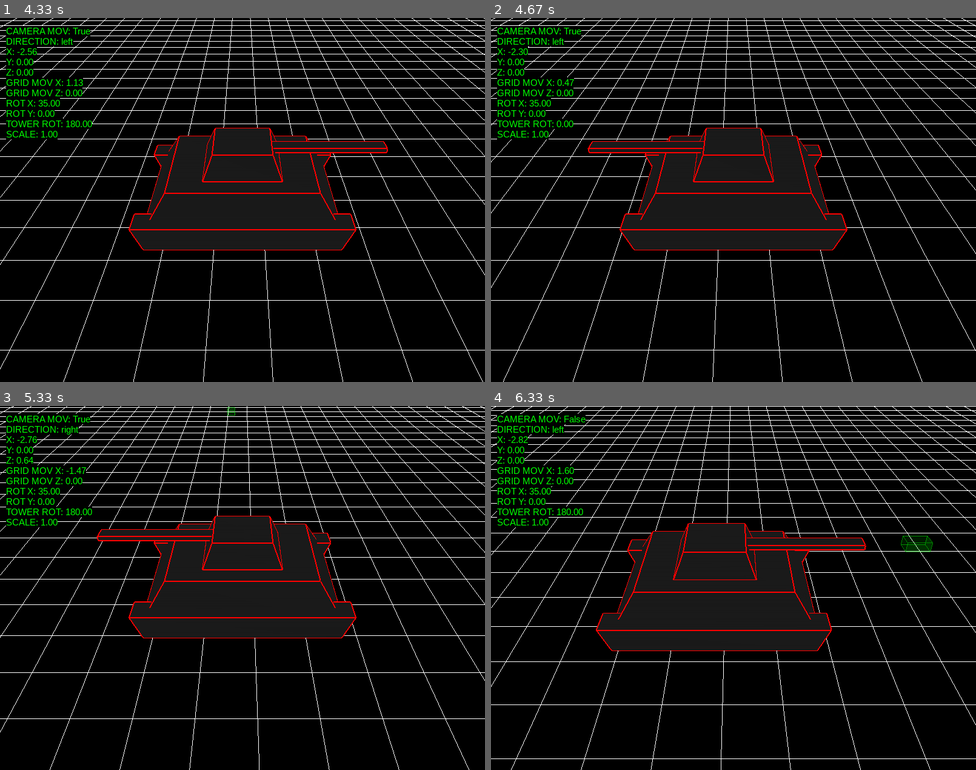
Above: before the commit, frames 1-4 (two rows, left to right).
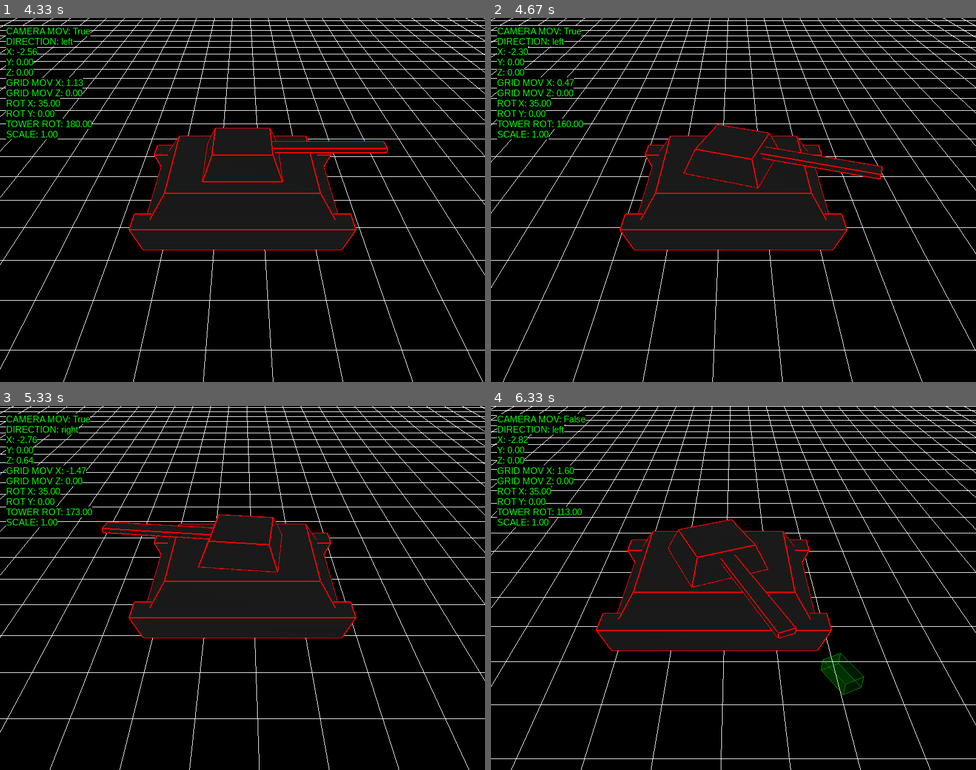
Above: after the commit, the same moments.

Repository: antonioam82/tank_controller
Game: pygame game, started from tank_demo_v.py
Two runs of this game, one before a commit and one after it. Both use one fixed random seed, a clock stepped at 60 frames per second and the inputs below.
Inputs:
- Up to frame 1 (4.33 s): hold B 0.33-0.8 s; hold Right 0.33-0.8 s; hold 7 0.83-1.3 s; hold Right 0.83-1.3 s; tap Y at 0.98, 2.32, 3.72 s; tap C at 1.33 s; hold Right 1.67-2.13 s; tap S at 1.82, 3.15 s; hold Up 2.17-2.47 s; hold Right 2.5-2.97 s; tap V at 2.65, 4.05 s; hold Left 3-3.53 s; hold Down 3.57-3.87 s; hold Left 3.9-4.3 s
- Up to frame 2 (4.67 s): tap B at 4.33 s
- Up to frame 3 (5.33 s): hold Up 4.67-5.03 s; tap Y at 4.82 s; hold Right from 5.07 s (still down); tap V at 5.22 s
- Up to frame 4 (6.33 s): release Right at 5.7 s; hold Down 5.73-6.1 s; tap S at 5.88 s; hold Left from 6.13 s (still down); tap Y at 6.28 s

Frame 1 is identical in both runs. In frame 2, 1.6% of the frame differs, in the area x 13-81%, y 28-47%; in frame 3, 1.1%; in frame 4, 2.1%, in the area x 14-92%, y 28-80%.

Commit message:
Activacion de 'anim7' con tecla 'b' y regreso gradual de posición de cañon en 'tank_demo_v.py'

Diff:
--- a/tank_demo_v.py
+++ b/tank_demo_v.py
@@ -7,9 +7,6 @@
 import math
 import os
 import time
-
-
-#TO DO: MOVIMIENTO GRADUAL DE CAÑON PARA TECLA 'B'
 
 # ================= GRID =================
 grid_size = 110
@@ -236,7 +233,6 @@
     act_anim7 = False
     act_anim8 = False
 
-
     model_angle = 180
     y_tower = 0.0
     rot_x = 35.0 #0.0
@@ -370,7 +366,9 @@
                     stop_rate_x = stop_rate_z = 0.0000
 
                 elif e.key == K_b:
-                    y_tower = 0.0
+                    #y_tower = 0.0
+                    dest_y_tower = 0.0
+                    act_anim7 = True
 
                 elif e.key == K_v:
                     y_tower = 180
@@ -498,14 +496,12 @@
                 act_anim5 = False
 
         if act_anim7:
-            if y_tower < 0.00:
-                y_tower += 60.0 * dt
-
+            diff = dest_y_tower - y_tower
+            if abs(diff) > 0.1:
+                y_tower += math.copysign(min(abs(diff), 60.0 * dt), diff)
             else:
+                y_tower = dest_y_tower
                 act_anim7 = False
-
-
-
 
         #----------------------------------------#
 
